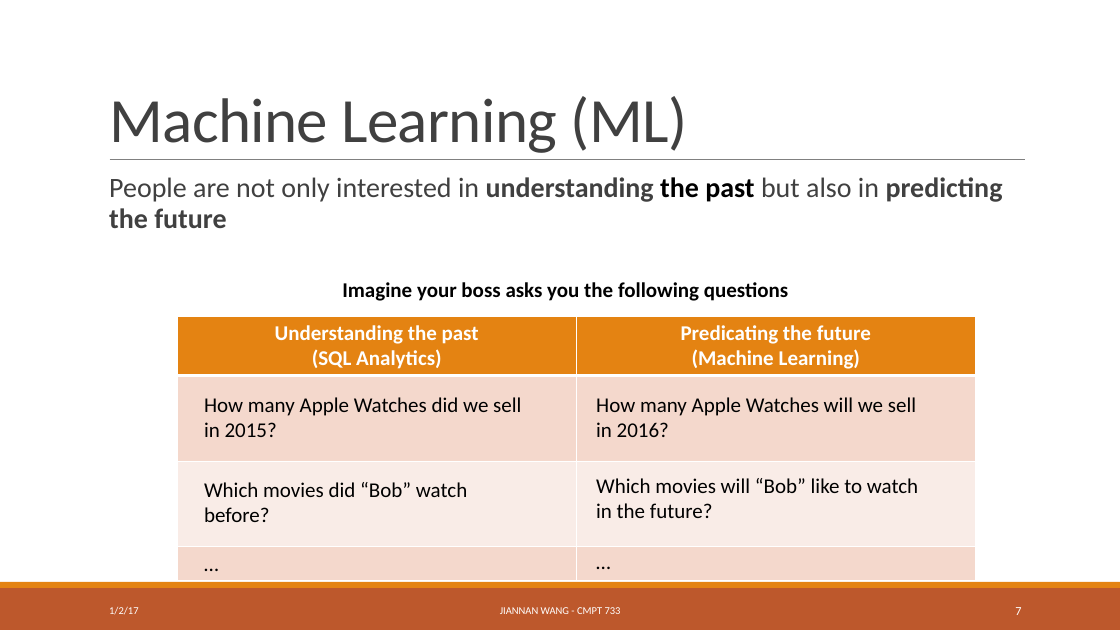
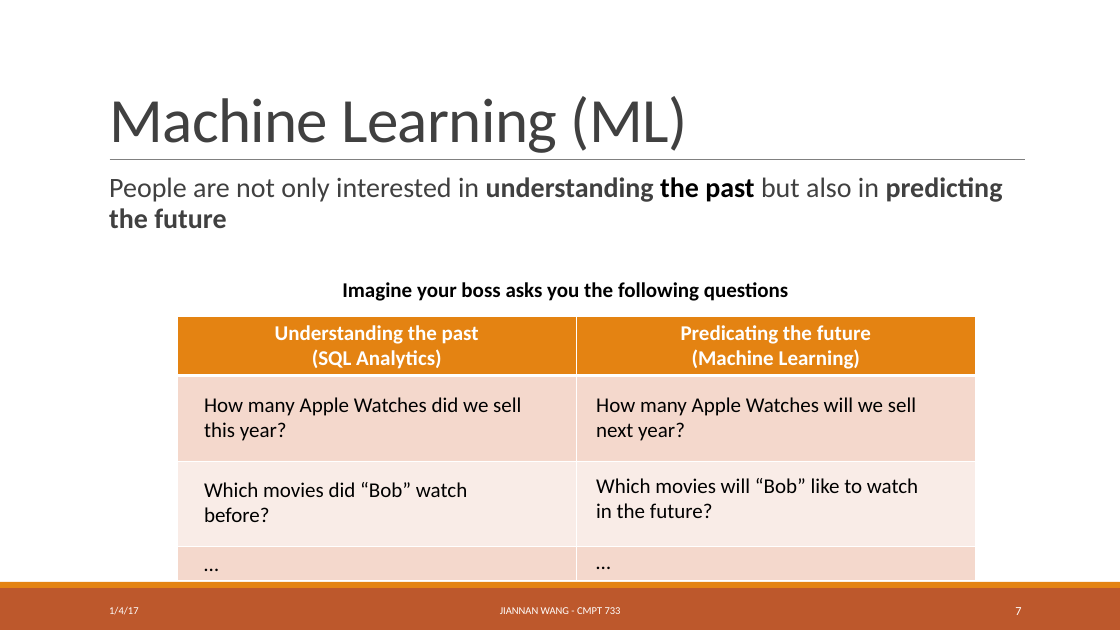
Before and after one commit to ZhensongQian/cmpt733, a slide deck: slide 7 of Lectures/Lec1/lec1-1.pptx. Drawn at 1120x630 pixels with LibreOffice and Linux fonts; fonts in the diff are those of the drawing. Boxes give left, top, right and bottom in pixels: in the first picture for what was removed or moved away, otherwise in the second. Text is boxed around its words. In the diff, an @@ line names an element or a change of style, - is before the commit and + after.

```diff
--- a/Lectures/Lec1/lec1-1.pptx
+++ b/Lectures/Lec1/lec1-1.pptx
@@ text at box(204, 422, 287, 441): text changed @@
-in 2015?
+this year?
@@ text at box(596, 422, 685, 441): text changed @@
-in 2016?
+next year?
@@ text at box(109, 607, 138, 615): text changed @@
-1/2/17
+1/4/17
```
Also in this commit, not shown: 9 other slides changed, 2 other files.
